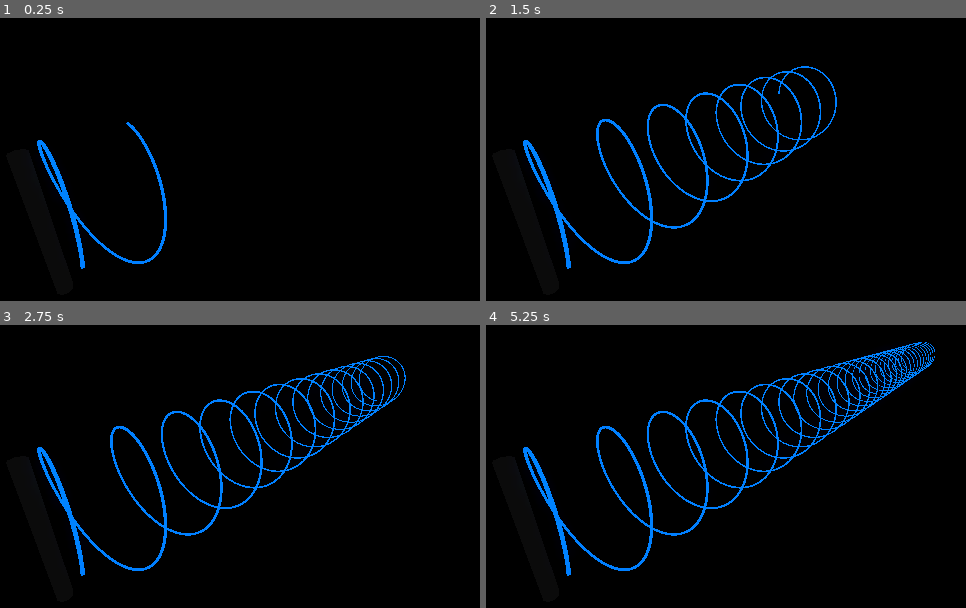
Above: before the commit, frames 1-4 (two rows, left to right).
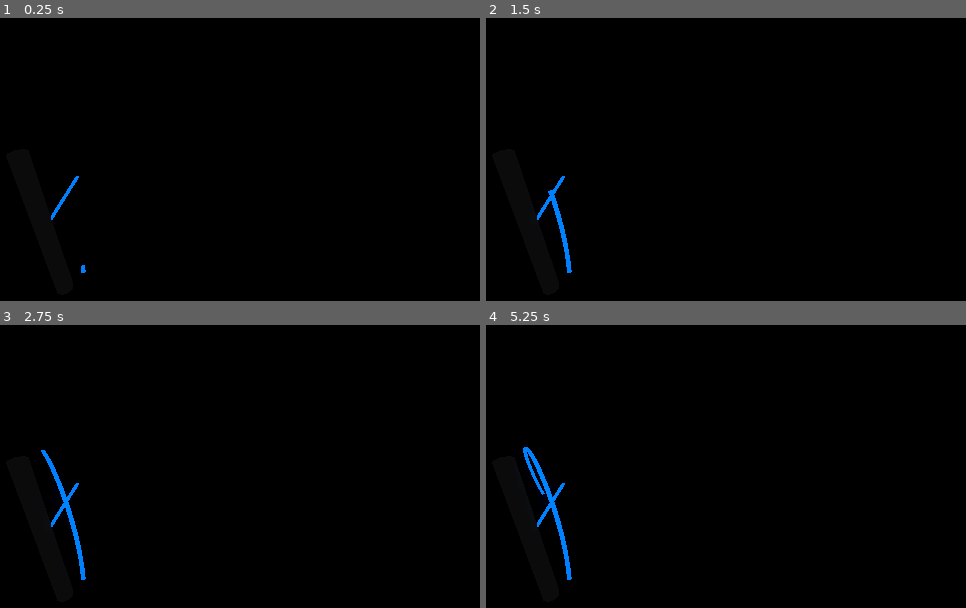
Above: after the commit, the same moments.

Repository: Draradech/NewtonWars3D
Game: Godot game, scene res://main.tscn
Same seed, same stepped clock (60 frames per second), same inputs: the game is played once before the commit and once after it.
Inputs:
- Up to frame 1 (0.25 s): no input
- Up to frame 2 (1.5 s): no input
- Up to frame 3 (2.75 s): tap Enter at 2 s
- Up to frame 4 (5.25 s): tap Space at 2.75, 4.25 s; tap Enter at 3.5, 5 s

The runs differ from the first frame. In frame 1, 1.3% of the frame differs, in the area x 7-35%, y 36-91%; in frame 2, 3.2%; in frame 3, 3.8%; in frame 4, 4.4%, in the area x 10-94%, y 6-91%.

Commit message:
line finalize and line temp end (for interpolation)

Diff:
--- a/line3d.gd
+++ b/line3d.gd
@@ -1,30 +1,164 @@
 class_name Line3D
 extends Node3D
 
-const sides = 8
-const radius = .02
-const surface_limit: int = 1000 / sides
+const sides: int = 8
+const radius: float = .02
+const seg_limit: int = 1000 / sides
 
 var material: BaseMaterial3D
+var points: PackedVector3Array
+
+var mesh: MeshInstance3D
 var surface: Array
 var verts: PackedVector3Array
 var indices: PackedInt32Array
-var points: PackedVector3Array
-var mesh: MeshInstance3D
+
+var tmpmesh: MeshInstance3D
+var tmpsurface: Array
+var tmpverts: PackedVector3Array
+var tmpindices: PackedInt32Array
+
+# todo needs cleanup, unneccessary duplicated code
+func tmpEnd(p: Vector3):
+	var dir: Vector3
+	var right: Vector3
+	var vert0: Vector3
+
+	tmpverts.clear()
+	tmpindices.clear()
+	if not tmpmesh:
+		tmpmesh = MeshInstance3D.new()
+		tmpmesh.mesh = ArrayMesh.new()
+		add_child(tmpmesh)
+
+	if points.size() > 2:
+		# copy end vertices of last drawn segment
+		for i in range(sides):
+			tmpverts.append(verts[-sides + i])
+
+		# calc verts at last known point in line
+		dir = (p - points[-2]).normalized()
+		right = dir.cross(Vector3.UP).normalized()
+		vert0 = right * radius
+		for i in range(sides):
+			tmpverts.append(vert0.rotated(dir, i * 2 * PI / sides) + points[-1])
+
+		# calc verts at temp point
+		dir = (p - points[-1]).normalized()
+		right = dir.cross(Vector3.UP).normalized()
+		vert0 = right * radius
+		for i in range(sides):
+			tmpverts.append(vert0.rotated(dir, i * 2 * PI / sides) + p)
+
+		# tube
+		for j in range(2):
+			for i in range(sides + 1):
+				tmpindices.append(j * sides +       + (0 + i) % sides)
+				tmpindices.append(j * sides + sides + (0 + i) % sides)
+				tmpindices.append(j * sides +       + (1 + i) % sides)
+				tmpindices.append(j * sides +       + (1 + i) % sides)
+				tmpindices.append(j * sides + sides + (0 + i) % sides)
+				tmpindices.append(j * sides + sides + (1 + i) % sides)
+
+		# cap end point
+		for i in range(sides - 2):
+			tmpindices.append(sides + sides + 0)
+			tmpindices.append(sides + sides + i + 2)
+			tmpindices.append(sides + sides + i + 1)
+
+	elif points.size() == 2:
+		# calc verts at point 0
+		dir = (points[-1] - points[-2]).normalized()
+		right = dir.cross(Vector3.UP).normalized()
+		vert0 = right * radius
+		for i in range(sides):
+			tmpverts.append(vert0.rotated(dir, i * 2 * PI / sides) + points[-2])
+
+		# calc verts at point 1
+		dir = (p - points[-2]).normalized()
+		right = dir.cross(Vector3.UP).normalized()
+		vert0 = right * radius
+		for i in range(sides):
+			tmpverts.append(vert0.rotated(dir, i * 2 * PI / sides) + points[-1])
+
+		# calc verts at temp point
+		dir = (p - points[-1]).normalized()
+		right = dir.cross(Vector3.UP).normalized()
+		vert0 = right * radius
+		for i in range(sides):
+			tmpverts.append(vert0.rotated(dir, i * 2 * PI / sides) + p)
+
+		# tube
+		for j in range(2):
+			for i in range(sides + 1):
+				tmpindices.append(j * sides +       + (0 + i) % sides)
+				tmpindices.append(j * sides + sides + (0 + i) % sides)
+				tmpindices.append(j * sides +       + (1 + i) % sides)
+				tmpindices.append(j * sides +       + (1 + i) % sides)
+				tmpindices.append(j * sides + sides + (0 + i) % sides)
+				tmpindices.append(j * sides + sides + (1 + i) % sides)
+
+		# cap start point
+		for i in range(sides - 2):
+			tmpindices.append(0)
+			tmpindices.append(i + 1)
+			tmpindices.append(i + 2)
+
+		# cap end point
+		for i in range(sides - 2):
+			tmpindices.append(sides + sides + 0)
+			tmpindices.append(sides + sides + i + 2)
+			tmpindices.append(sides + sides + i + 1)
+	elif points.size() == 1:
+		# calc verts at point 0
+		dir = (p - points[-1]).normalized()
+		right = dir.cross(Vector3.UP).normalized()
+		vert0 = right * radius
+		for i in range(sides):
+			tmpverts.append(vert0.rotated(dir, i * 2 * PI / sides) + points[-1])
+		# calc verts at temp point
+		for i in range(sides):
+			tmpverts.append(vert0.rotated(dir, i * 2 * PI / sides) + p)
+
+		# tube
+		for i in range(sides + 1):
+			tmpindices.append(      + (0 + i) % sides)
+			tmpindices.append(sides + (0 + i) % sides)
+			tmpindices.append(      + (1 + i) % sides)
+			tmpindices.append(      + (1 + i) % sides)
+			tmpindices.append(sides + (0 + i) % sides)
+			tmpindices.append(sides + (1 + i) % sides)
+
+		# cap start point
+		for i in range(sides - 2):
+			tmpindices.append(0)
+			tmpindices.append(i + 1)
+			tmpindices.append(i + 2)
+
+		# cap end point
+		for i in range(sides - 2):
+			tmpindices.append(sides + 0)
+			tmpindices.append(sides + i + 2)
+			tmpindices.append(sides + i + 1)
+
+	tmpmesh.mesh.clear_surfaces()
+	tmpmesh.mesh.add_surface_from_arrays(Mesh.PRIMITIVE_TRIANGLES, tmpsurface)
+	tmpmesh.mesh.surface_set_material(0, material)
+
 
 func addPoint(p: Vector3):
 	points.push_back(p)
-	var point_num = points.size() - 1
+	var point_num: int = points.size() - 1
 
 	if point_num < 2: return
 
-	var surface_num = (point_num - 2) / surface_limit
-	var point_in_s = (point_num - 2) % surface_limit
-	var dir
-	var r
-	var v0
-
-	if point_in_s == 0:
+	var surface_num: int = (point_num - 2) / seg_limit
+	var seg_in_surf: int = (point_num - 2) % seg_limit
+	var dir: Vector3
+	var right: Vector3
+	var vert0: Vector3
+
+	if seg_in_surf == 0:
 		var oldverts = verts
 		verts = PackedVector3Array()
 		surface[Mesh.ARRAY_VERTEX] = verts
@@ -34,27 +168,92 @@
 		add_child(mesh)
 		if surface_num == 0:
 			dir = (points[-2] - points[-3]).normalized()
-			r = dir.cross(Vector3.UP).normalized()
-			v0 = r * radius
-			for i in range(sides):
-				verts.append(v0.rotated(dir, i * 2 * PI / sides) + points[-3])
+			right = dir.cross(Vector3.UP).normalized()
+			vert0 = right * radius
+			for i in range(sides):
+				verts.append(vert0.rotated(dir, i * 2 * PI / sides) + points[-3])
 		else:
 			for i in range(sides):
 				verts.append(oldverts[-sides + i])
 
 	dir = (points[-1] - points[-3]).normalized()
-	r = dir.cross(Vector3.UP).normalized()
-	v0 = r * radius
+	right = dir.cross(Vector3.UP).normalized()
+	vert0 = right * radius
 	for i in range(sides):
-		verts.append(v0.rotated(dir, i * 2 * PI / sides) + points[-2])
+		verts.append(vert0.rotated(dir, i * 2 * PI / sides) + points[-2])
+
+	# cap start point
+	if point_num == 2:
+		for i in range(sides - 2):
+			indices.append(0)
+			indices.append(i + 1)
+			indices.append(i + 2)
 
 	for i in range(sides + 1):
-		indices.append(point_in_s * sides         + (0 + i) % sides)
-		indices.append(point_in_s * sides + sides + (0 + i) % sides)
-		indices.append(point_in_s * sides         + (1 + i) % sides)
-		indices.append(point_in_s * sides         + (1 + i) % sides)
-		indices.append(point_in_s * sides + sides + (0 + i) % sides)
-		indices.append(point_in_s * sides + sides + (1 + i) % sides)
+		indices.append(seg_in_surf * sides         + (0 + i) % sides)
+		indices.append(seg_in_surf * sides + sides + (0 + i) % sides)
+		indices.append(seg_in_surf * sides         + (1 + i) % sides)
+		indices.append(seg_in_surf * sides         + (1 + i) % sides)
+		indices.append(seg_in_surf * sides + sides + (0 + i) % sides)
+		indices.append(seg_in_surf * sides + sides + (1 + i) % sides)
+
+	mesh.mesh.clear_surfaces()
+	mesh.mesh.add_surface_from_arrays(Mesh.PRIMITIVE_TRIANGLES, surface)
+	mesh.mesh.surface_set_material(0, material)
+
+func finalize():
+	var point_num: int = points.size() # pretend we added a new virtual point
+
+	if point_num < 2: return
+
+	var surface_num: int = (point_num - 2) / seg_limit
+	var seg_in_surf: int = (point_num - 2) % seg_limit
+	var dir: Vector3
+	var right: Vector3
+	var vert0: Vector3
+
+	dir = (points[-1] - points[-2]).normalized()
+	right = dir.cross(Vector3.UP).normalized()
+	vert0 = right * radius
+
+	if seg_in_surf == 0:
+		var oldverts = verts
+		verts = PackedVector3Array()
+		surface[Mesh.ARRAY_VERTEX] = verts
+		indices.clear()
+		mesh = MeshInstance3D.new()
+		mesh.mesh = ArrayMesh.new()
+		add_child(mesh)
+		if surface_num == 0:
+			for i in range(sides):
+				verts.append(vert0.rotated(dir, i * 2 * PI / sides) + points[-2])
+		else:
+			for i in range(sides):
+				verts.append(oldverts[-sides + i])
+
+	for i in range(sides):
+		verts.append(vert0.rotated(dir, i * 2 * PI / sides) + points[-1])
+
+	# cap start point
+	if point_num == 2:
+		for i in range(sides - 2):
+			indices.append(0)
+			indices.append(i + 1)
+			indices.append(i + 2)
+
+	for i in range(sides + 1):
+		indices.append(seg_in_surf * sides         + (0 + i) % sides)
+		indices.append(seg_in_surf * sides + sides + (0 + i) % sides)
+		indices.append(seg_in_surf * sides         + (1 + i) % sides)
+		indices.append(seg_in_surf * sides         + (1 + i) % sides)
+		indices.append(seg_in_surf * sides + sides + (0 + i) % sides)
+		indices.append(seg_in_surf * sides + sides + (1 + i) % sides)
+
+	# cap end point
+	for i in range(sides - 2):
+		indices.append(seg_in_surf * sides + sides + 0)
+		indices.append(seg_in_surf * sides + sides + i + 2)
+		indices.append(seg_in_surf * sides + sides + i + 1)
 
 	mesh.mesh.clear_surfaces()
 	mesh.mesh.add_surface_from_arrays(Mesh.PRIMITIVE_TRIANGLES, surface)
@@ -64,3 +263,6 @@
 	surface.resize(Mesh.ARRAY_MAX)
 	surface[Mesh.ARRAY_VERTEX] = verts
 	surface[Mesh.ARRAY_INDEX] = indices
+	tmpsurface.resize(Mesh.ARRAY_MAX)
+	tmpsurface[Mesh.ARRAY_VERTEX] = tmpverts
+	tmpsurface[Mesh.ARRAY_INDEX] = tmpindices
--- a/spiral.gd
+++ b/spiral.gd
@@ -2,16 +2,55 @@
 extends Node3D
 
 @export var material: BaseMaterial3D
-var t = 0.0
+
+var tpnext: float = 0.0
+var ppnext: Vector3 = Vector3(0, sin(0), cos(0))
+var tplast: float = 0.0
+var pplast: Vector3 = Vector3(0, sin(0), cos(0))
+var rplast: Vector3 = Vector3(0, sin(0), cos(0))
+var rpnext: Vector3 = Vector3(0, sin(0), cos(0))
+var rtpnext: float = 0
+var rtplast: float = 0
+
+var tr: float = 0.0
+
 var line: Line3D
+var line2: Line3D
 
 func _ready():
 	line = Line3D.new()
 	line.material = material
+	line2 = Line3D.new()
+	line2.material = material
 	add_child(line)
+	add_child(line2)
 
+	line2.addPoint(Vector3(0,0,0))
+	line2.addPoint(Vector3(.5,.5,0))
+	#line2.addPoint(Vector3(1.,.5,.5))
+	line2.finalize()
+
+var stop = 0
+func _process(delta: float):
+	if tr + delta > tpnext:
+		return
+	if tr <= tplast and tr + delta > tplast:
+		line.addPoint(pplast)
+		rplast = pplast
+		rpnext = ppnext
+		rtplast = tplast
+		rtpnext = tpnext
+	tr += delta
+	line.tmpEnd(rplast + (rpnext - rplast) * (tr - rtplast) / (rtpnext - rtplast))
+
+var i: int = 0
+var slowdown: int = 10
 func _physics_process(delta: float):
-	if t > 100: return
-	for i in range(10):
-		t += delta
-		line.addPoint(Vector3(.5 * t, sin(.5 * t * 2 * PI), cos(.5 * t * 2 * PI)))
+	i += 1
+	if i % slowdown == 0:
+		pplast = ppnext
+		tplast = tpnext
+		tpnext += delta * slowdown
+		var tm = tpnext / slowdown
+		var l = 1.
+		ppnext = Vector3(l * tm, sin(l * tm * 2 * PI), cos(l * tm * 2 * PI))
